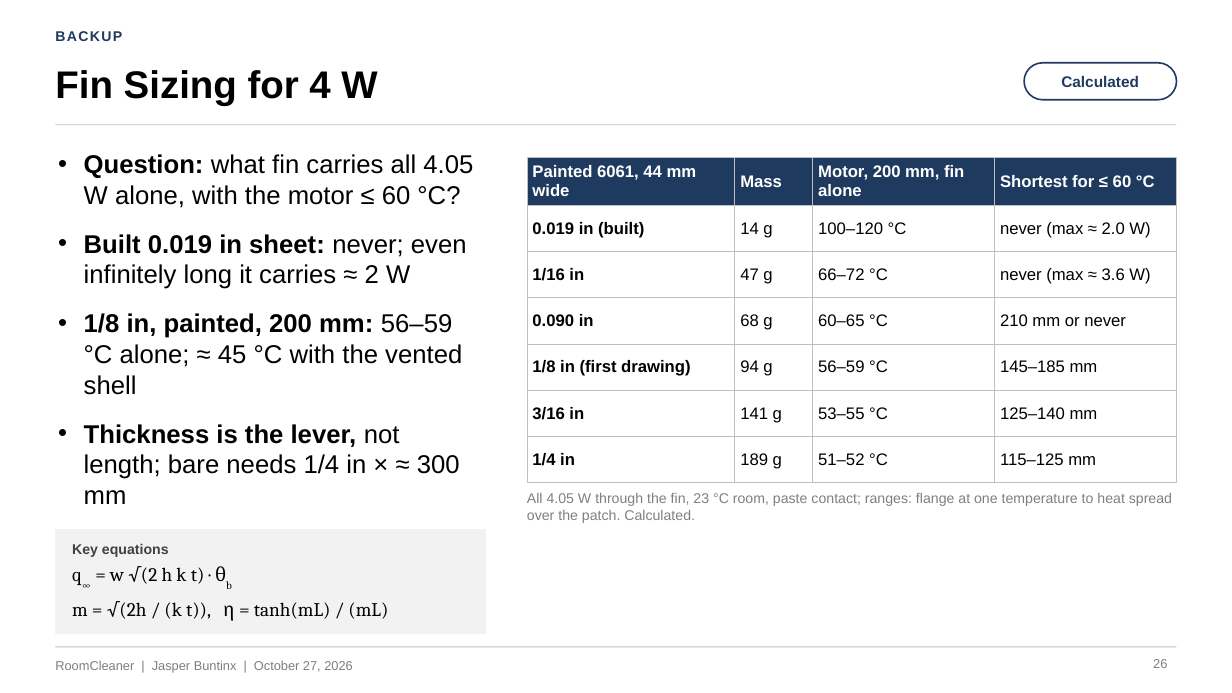
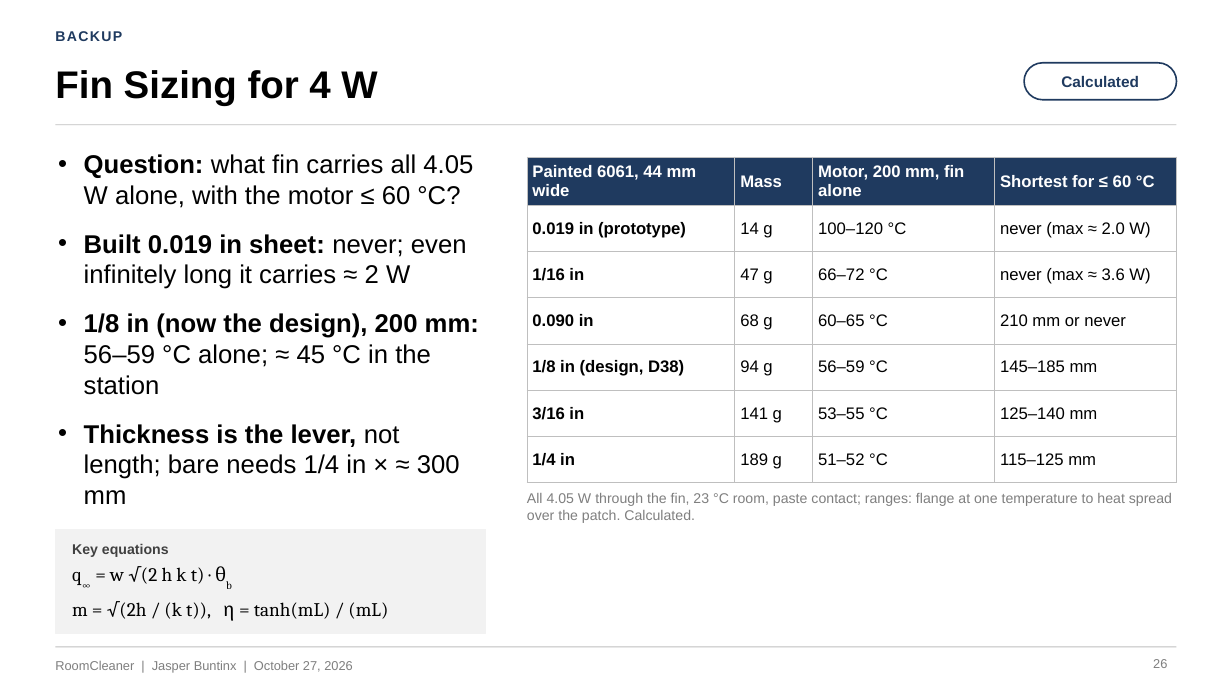
Before and after one commit to Jaspario1199/RoomCleaner, a slide deck: slide 26 of docs/presentation/deck_v5/RoomCleaner_Buntinx_Oct27_v5.pptx. Drawn at 1232x693 pixels with LibreOffice and Linux fonts; fonts in the diff are those of the drawing. Boxes give left, top, right and bottom in pixels: in the first picture for what was removed or moved away, otherwise in the second. Text is boxed around its words. In the diff, an @@ line names an element or a change of style, - is before the commit and + after.

```diff
--- a/docs/presentation/deck_v5/RoomCleaner_Buntinx_Oct27_v5.pptx
+++ b/docs/presentation/deck_v5/RoomCleaner_Buntinx_Oct27_v5.pptx
@@ table at (x1=527, y1=157, x2=1177, y2=473) @@
-row 2, column 1: 0.019 in (built)
+row 2, column 1: 0.019 in (prototype)
-row 5, column 1: 1/8 in (first drawing)
+row 5, column 1: 1/8 in (design, D38)
@@ text at (x1=84, y1=313, x2=479, y2=395): text changed @@
-• 1/8 in, painted, 200 mm: 56–59 °C alone; ≈ 45 °C with the vented shell
+• 1/8 in (now the design), 200 mm: 56–59 °C alone; ≈ 45 °C in the station
```
Also in this commit, not shown: 6 other slides changed, 7 other files.
